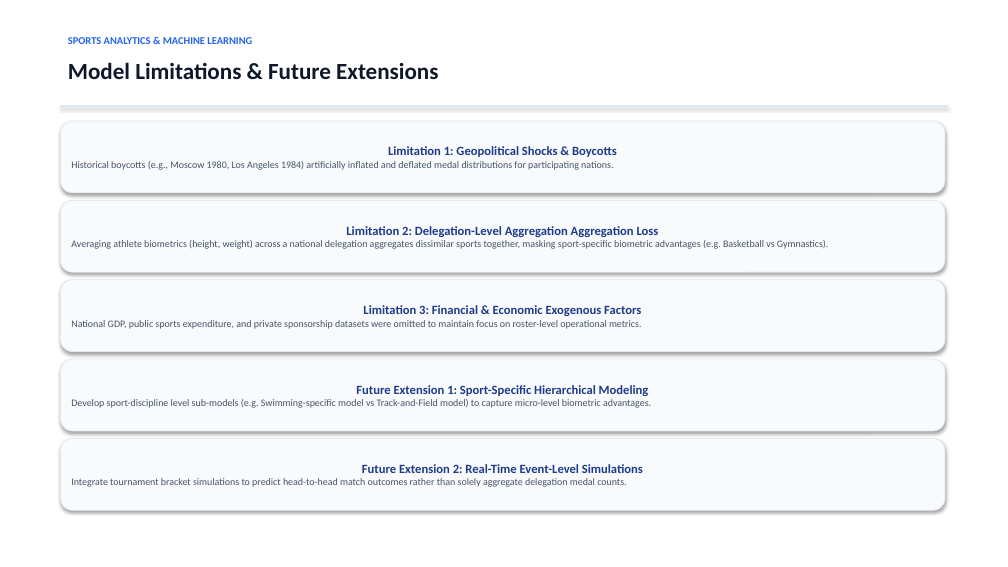
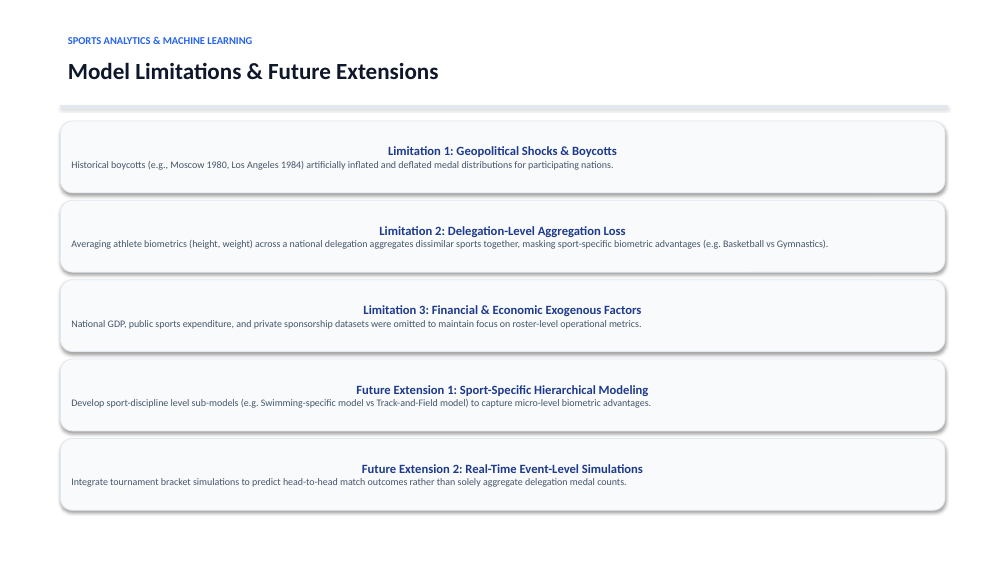
Before and after one commit to Virshin1/Team-Performance-Analysis, a slide deck: slide 11 of Olympic_Team_Performance_Presentation.pptx. Drawn at 1008x567 pixels with LibreOffice and Linux fonts; fonts in the diff are those of the drawing. Boxes give left, top, right and bottom in pixels: in the first picture for what was removed or moved away, otherwise in the second. Text is boxed around its words. In the diff, an @@ line names an element or a change of style, - is before the commit and + after.

```diff
--- a/Olympic_Team_Performance_Presentation.pptx
+++ b/Olympic_Team_Performance_Presentation.pptx
@@ text in rounded rectangle at [379, 226, 626, 237]: text changed @@
-Limitation 2: Delegation-Level Aggregation Aggregation Loss
+Limitation 2: Delegation-Level Aggregation Loss
```
Also in this commit, not shown: 7 other slides changed, 4 other files.
